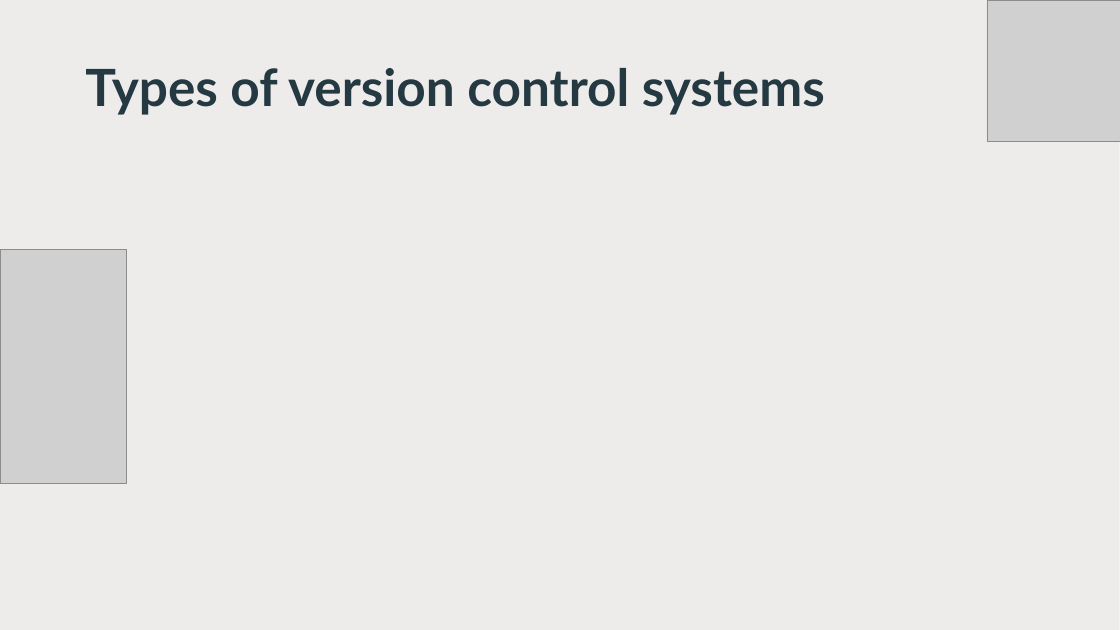
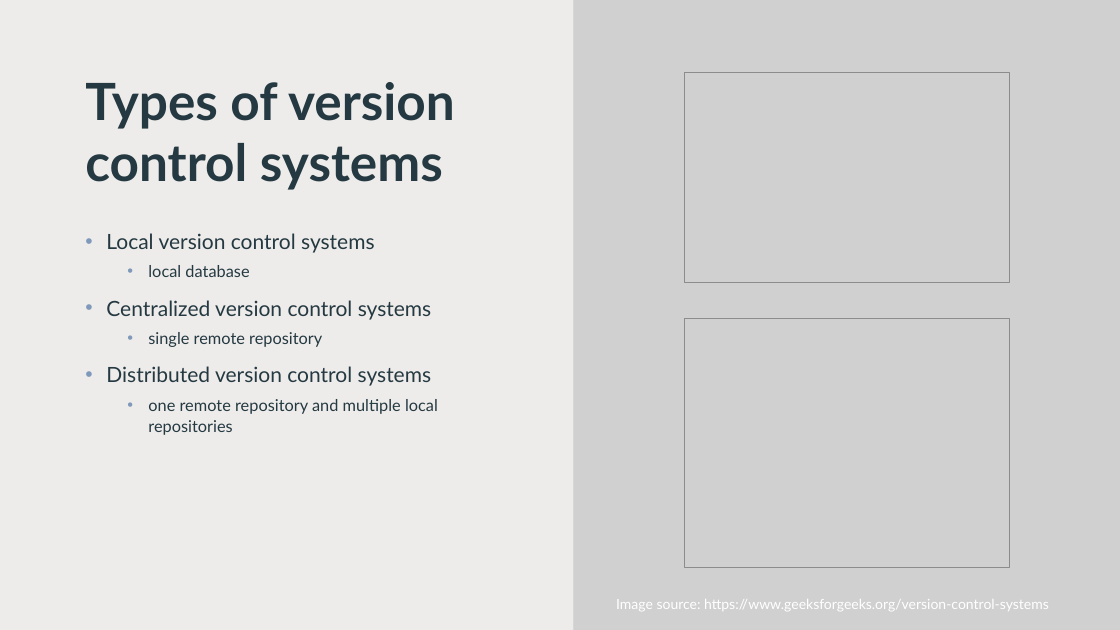
Before and after one commit to malyjak/python-course-2025, a slide deck: slide 4 of Lessons/Lesson_1_version_control_systems.pptx. Drawn at 1120x630 pixels with LibreOffice and Linux fonts; fonts in the diff are those of the drawing; grey boxes stand for pictures; background and template pictures are left out. Boxes give left, top, right and bottom in pixels: in the first picture for what was removed or moved away, otherwise in the second. Text is boxed around its words. In the diff, an @@ line names an element or a change of style, - is before the commit and + after.

```diff
--- a/Lessons/Lesson_1_version_control_systems.pptx
+++ b/Lessons/Lesson_1_version_control_systems.pptx
@@ rectangle added at (574, 0, 1120, 630), fill #33505B @@
@@ picture added at (574, 0, 1120, 630) @@
@@ picture removed at (987, 0, 1120, 141) @@
@@ title "Types of version control systems" at (85, 82, 455, 190): vertical alignment top to middle @@
@@ picture added at (685, 73, 1009, 283) @@
@@ text added at (106, 233, 438, 435), 18 pt, text #243941 @@
+• Local version control systems
+  • local database
+• Centralized version control systems
+  • single remote repository
+• Distributed version control systems
+  • one remote repository and multiple local repositories
@@ picture removed at (0, 250, 126, 484) @@
@@ picture added at (685, 319, 1009, 568) @@
@@ text added at (616, 599, 1049, 611), 12 pt, text #FFFFFF @@
+Image source: https://www.geeksforgeeks.org/version-control-systems
```
Also in this commit, not shown: 3 other slides changed, 11 slides added.
